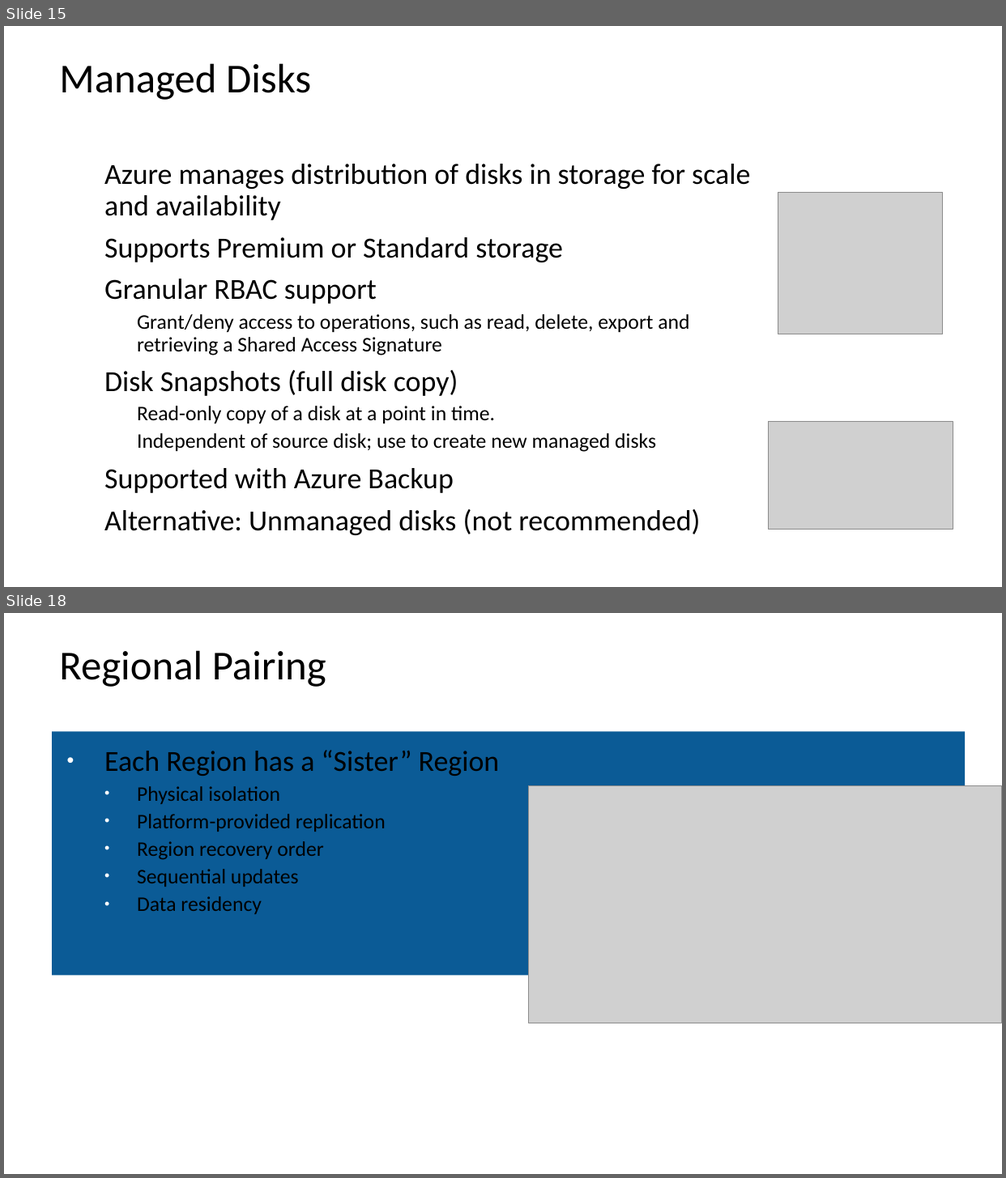
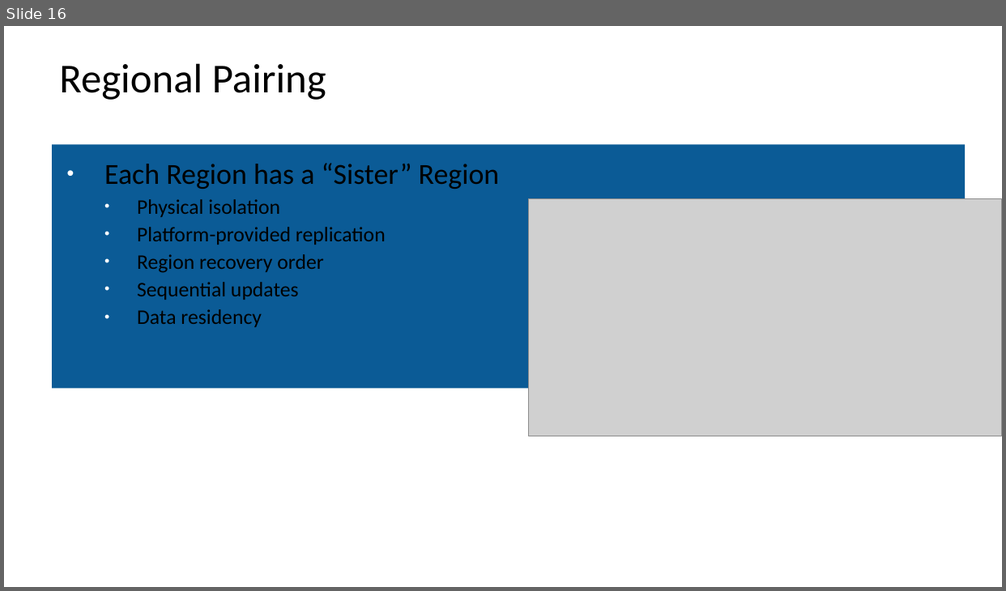
Before and after one commit to warrendt/cloudfridays, a slide deck: content/Azure Fundamentals/1. Understand cloud concepts/2. The differences between Iaas, Paas and Saas.pptx. Shown one above the other, each under a label of ours: slides 15 and 18 before the commit, slide 16 after it; the slides between them are not shown. The pictures are 1006x1178 and 1006x591 pixels, drawn with LibreOffice and Linux fonts; fonts in the diff are those of the drawing; grey boxes stand for pictures; background and template pictures are left out. Boxes give left, top, right and bottom in pixels: in the first picture for what was removed or moved away, otherwise in the second. Text is boxed around its words. In the diff, an @@ line names an element or a change of style, - is before the commit and + after.

```diff
--- a/content/Azure Fundamentals/1. Understand cloud concepts/2. The differences between Iaas, Paas and Saas.pptx
+++ b/content/Azure Fundamentals/1. Understand cloud concepts/2. The differences between Iaas, Paas and Saas.pptx
@@ slide 15 removed at (4, 26, 1002, 587), background #FFFFFF @@
@@ title removed at (59, 63, 311, 100) @@
-Managed Disks
@@ text removed at (104, 164, 750, 535) @@
-• Azure manages distribution of disks in storage for scale and availability
-• Supports Premium or Standard storage
-• Granular RBAC support
-  • Grant/deny access to operations, such as read, delete, export and retrieving a Shared Access Signature
-• Disk Snapshots (full disk copy)
-  • Read-only copy of a disk at a point in time.
-  • Independent of source disk; use to create new managed disks
-• Supported with Azure Backup
-• Alternative: Unmanaged disks (not recommended)
@@ picture removed at (778, 192, 943, 335) @@
@@ picture removed at (769, 421, 953, 530) @@
@@ what was slide 18 is now slide 16 @@
```
Also in this commit, not shown: 1 slide changed, 4 other slides removed, 1 other file.
